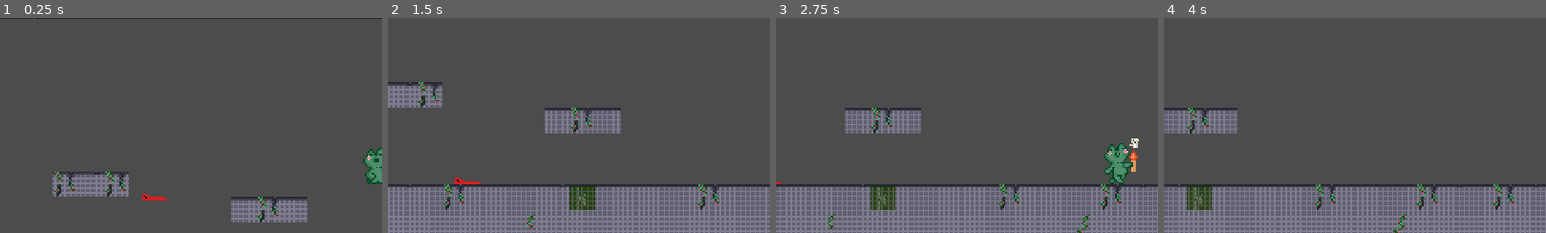
Above: before the commit, frames 1-4 (left to right).
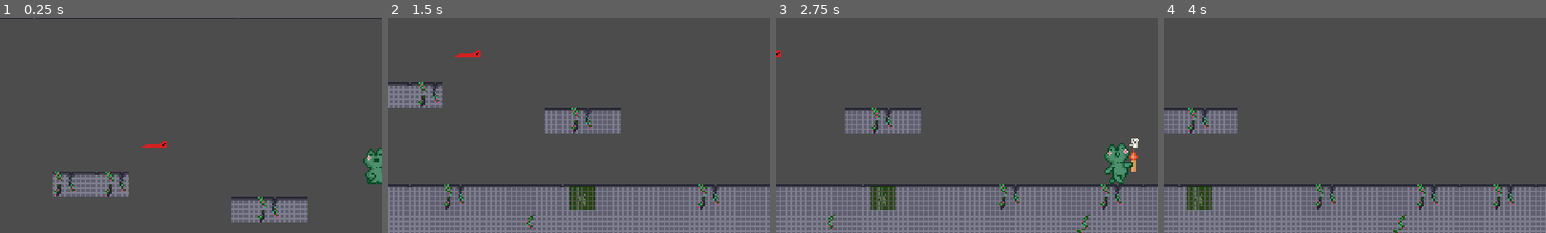
Above: after the commit, the same moments.

Repository: JohannesLadurner/NogardPrincess
Game: Godot game, scene res://assets/levels/Level01.tscn
Two runs of this game, one before a commit and one after it. Both use one fixed random seed, a clock stepped at 60 frames per second and the inputs below.
Inputs:
- Up to frame 1 (0.25 s): no input
- Up to frame 2 (1.5 s): hold Right (move_right) from 0.53 s (still down); tap Up (jump) at 0.77 s
- Up to frame 3 (2.75 s): tap Up (jump) at 1.52 s; release Right (move_right) at 2.03 s; hold Left (move_left) from 2.03 s (still down)
- Up to frame 4 (4 s): release Left (move_left) at 2.78 s; hold Right (move_right) from 2.78 s (still down); tap Up (jump) at 3.02, 3.77 s
The pictures show only the part of the screen within x 0-50%, y 27-77%; the shares and areas given below are measured in that part.

The runs differ from the first frame. In frame 1, 0.3% of the frame differs, in the area x 37-44%, y 57-85%; in frame 2, 0.2%; in frame 3, less than 0.1%; in frame 4, nothing differs.

Commit message:
added enemy awakening

Diff:
--- a/NogardPrincess/assets/enemies/Enemy.gd
+++ b/NogardPrincess/assets/enemies/Enemy.gd
@@ -2,7 +2,7 @@
 
 onready var player = get_parent().get_node("Player")
 var move_speed = 50
-export var gravity := 1000
+export var gravity := 3000
 var velocity := Vector2.ZERO
 var player_position
 export var triggered = false
@@ -13,17 +13,27 @@
 
 func _ready():
 	$AnimatedSprite.play("dead")
+	$AnimatedSprite.connect("animation_finished", self, "animation_finished")
 	attack_timer.connect("timeout",self,"attack_delay_resetted")
 	attack_timer.wait_time = 3
 	attack_timer.one_shot = true
 	add_child(attack_timer)
 
 func _process(delta):
+	if $AnimatedSprite.animation == "awake":
+		return
+
 	player_position = player.position
 	var target_position = (player.position - position).normalized()
 	if triggered or position.distance_to(player.position) < 50:
 		move_and_slide(target_position * move_speed)
-		triggered = true
+		if triggered == false:
+			$AnimatedSprite.play("awake")
+			triggered = true
+			return
+
+	if $AnimatedSprite.animation == "dead":
+		return
 
 	if player_position.x > position.x:
 		$AnimatedSprite.flip_h = true
@@ -31,7 +41,7 @@
 		$AnimatedSprite.flip_h = false
 
 	velocity.y += gravity * delta
-	velocity = move_and_slide(velocity, Vector2.UP)
+	velocity = move_and_slide(velocity, Vector2.ZERO)
 
 	if position.distance_to(player.position) < 20 and readyToAttack:
 		attack()
@@ -44,3 +54,7 @@
 	attack_timer.start()
 	player.health += 1
 	readyToAttack = false
+
+func animation_finished():
+	if $AnimatedSprite.animation == "awake":
+		$AnimatedSprite.play("default")
--- a/NogardPrincess/assets/enemies/Enemy.tscn
+++ b/NogardPrincess/assets/enemies/Enemy.tscn
@@ -19,7 +19,7 @@
 "frames": [ ExtResource( 3 ), ExtResource( 1 ) ],
 "loop": false,
 "name": "awake",
-"speed": 0.2
+"speed": 1.0
 } ]
 
 [sub_resource type="RectangleShape2D" id=2]
